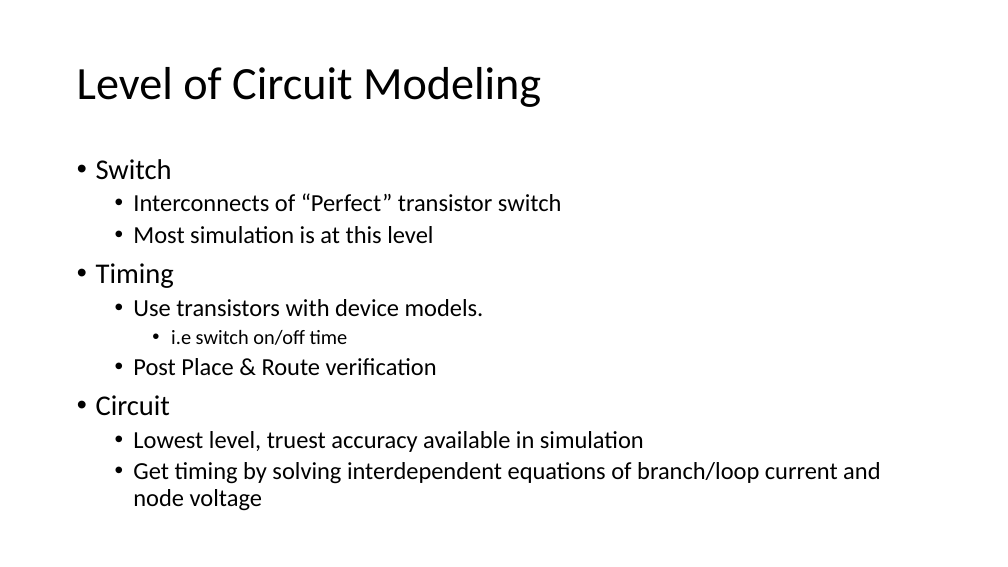
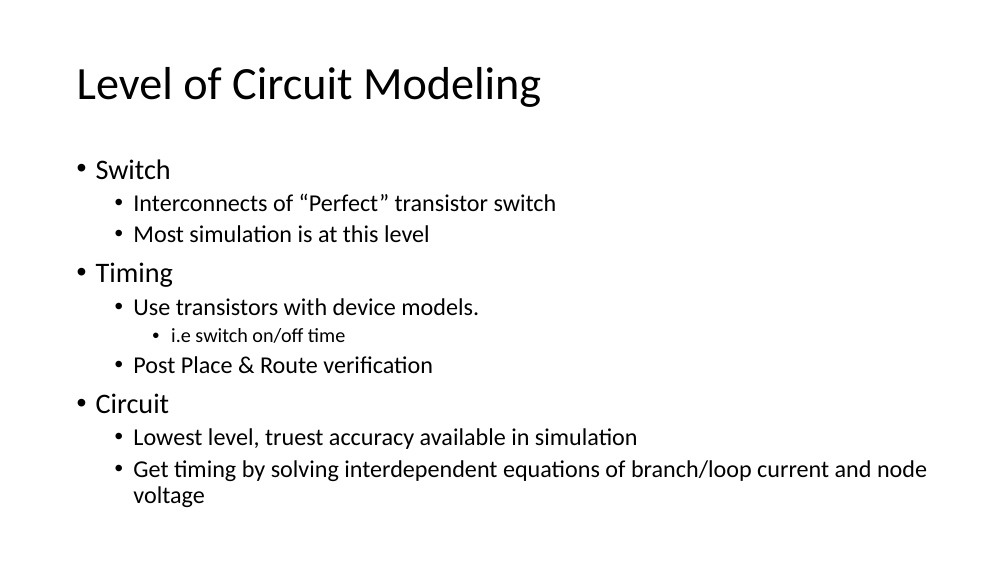
Before and after one commit to isomoye/EEGR471, a slide deck: slide 4 of sections/Segment_3.pptm. Drawn at 1008x567 pixels with LibreOffice and Linux fonts; fonts in the diff are those of the drawing. Boxes give left, top, right and bottom in pixels: in the first picture for what was removed or moved away, otherwise in the second. Text is boxed around its words. In the diff, an @@ line names an element or a change of style, - is before the commit and + after.

```diff
--- a/sections/Segment_3.pptm
+++ b/sections/Segment_3.pptm
@@ text "Switch" at bbox=[96, 159, 927, 507]: size 27.2 to 26.9 pt in "Switch", "Timing", "Circuit"; size 23.3 to 23 pt in "Interconnects of “Perfect” transistor switch", "Most simulation is at this level", "Use transistors with device models.", "Post Place & Route verification" and 2 more places; size 19.4 to 19.2 pt in "i.e switch on/off time" @@
```
Also in this commit, not shown: 4 other slides changed, 1 slide added, 2 other files.
